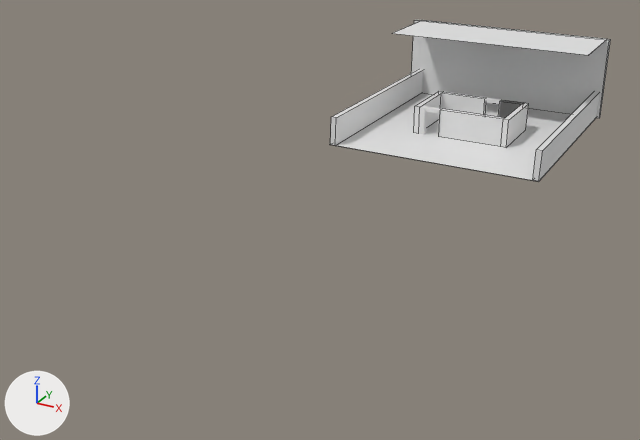
The Blender file Assets/It-Lurks.Map.blend: old version first, new version second.
Rendered twice from a 50 mm camera at (20.6, -60.5, 20.3) aimed at (-2.9, -17.8, -1.0). Every picture has the same lights, and +X, +Y and +Z are marked at lower left. Mesh edges are drawn as thin lines on the coarser meshes.

In view in the first picture: 'Floor', 'Floor.001', 'Wall.001', 'Wall.003', 'Wall.004', 'Wall.006', 'Wall.007', 'Wall.008'.
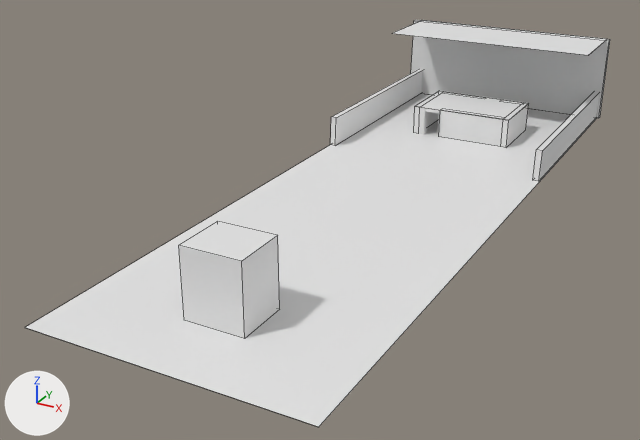
Where the newer file only moved an object's origin or applied its transform, the numbers keep the older frame.

Diff of the bpy script that builds the scene:
```diff
--- a/Assets/It-Lurks.Map.blend.py
+++ b/Assets/It-Lurks.Map.blend.py
@@ me_cube_012 @@
 me_cube_012.from_pydata(...)  # 8 vertices, 6 faces; spans x -7.05..7.05, y -4.99..4.99, z -0.29..0.29
 # used by ob_floor_001; location = (0.0, 0.0, 0.0); scale = (1.06, 1.6, 0.0155)
 # verts and faces of me_cube_012; kept vertices keep their numbers, new ones are numbered from 8
 # before: 0 (-7.05, -4.99, -0.29) at pixel (329, 144), 1 (-7.05, -4.99, 0.29) at pixel (329, 144), 2 (-7.05, 4.99, -0.29), 3 (-7.05, 4.99, 0.29), 4 (7.05, -4.99, -0.29) at pixel (538, 181)
 # before: 5 (7.05, -4.99, 0.29) at pixel (538, 181), 6 (7.05, 4.99, -0.29), 7 (7.05, 4.99, 0.29)
+# me_cube_012 part 1
+delete_vertices([0, 1, 4, 5])  # with the faces that use them
+verts[8] = (-6.98, -22.58, -0.29)
+verts[9] = (7.11, -22.58, -0.29)  # pixel (597, 117)
+faces += [(2, 6, 9, 8)]
@@ me_cube_010 @@
+me_cube_010.from_pydata([(-3.38, 1.98, 2.02), (-3.38, -2.72, 2.02), (3.63, 1.98, 2.02), (3.63, -2.72, 2.02), (3.63, -2.72, 2.02)], [(4, 3)], [(1, 3, 2, 0)])
@@ me_cube_019 @@
+me_cube_019.from_pydata([(2.0, -19.0, 0.0), (2.0, -19.0, 243.0), (2.0, -20.0, 0.0), (2.0, -20.0, 243.0), (-2.0, -19.0, 0.0), (-2.0, -19.0, 243.0), (-2.0, -20.0, 0.0), (-2.0, -20.0, 243.0)], [], [(0, 1, 3, 2), (2, 3, 7, 6), (6, 7, 5, 4), (4, 5, 1, 0), (2, 6, 4, 0), (7, 3, 1, 5)])
@@ ob_wall_008 @@
 ob_wall_008 = bpy.data.objects.new('Wall.008', me_cube_011)
-ob_wall_008.location = (-0.22, 7.96, 2.0)
+ob_wall_008.location = (-0.22, 7.88, 2.0)
 ob_wall_008.scale = (1.86, 0.646, 0.991)
@@ ob_floor_001 @@
 ob_floor_001 = bpy.data.objects.new('Floor.001', me_cube_012)
-ob_floor_001.location = (0.0, 0.0, 0.0)
+ob_floor_001.location = (0.0, -28.73, 0.0)
+ob_floor_001.rotation_euler = (3.142, 0.0, 0.0)  # degrees (180, 0, 0)
 ob_floor_001.scale = (1.06, 1.6, 0.0155)
@@ ob_floor_003 @@
+ob_floor_003 = bpy.data.objects.new('Floor.003', me_cube_010)
+ob_floor_003.location = (0.0, 0.0, 0.0)
@@ ob_floor_002 @@
+ob_floor_002 = bpy.data.objects.new('Floor.002', me_cube_019)
+ob_floor_002.location = (0.0, 0.0, 0.0)
+ob_floor_002.scale = (1.06, 1.6, 0.0155)
```

Pixel boxes [x1, y1, x2, y2] of what changed, in the pictures (640 x 440 px):
'Floor.001', reshaped, moved, turned
    before: [336, 93, 596, 182]
    after: [25, 93, 597, 427]
'Wall.008', moved
    both: [411, 20, 610, 118]
'Floor.002', added
    after: [179, 221, 280, 338]
'Floor.003', added
    after: [416, 91, 528, 120]
